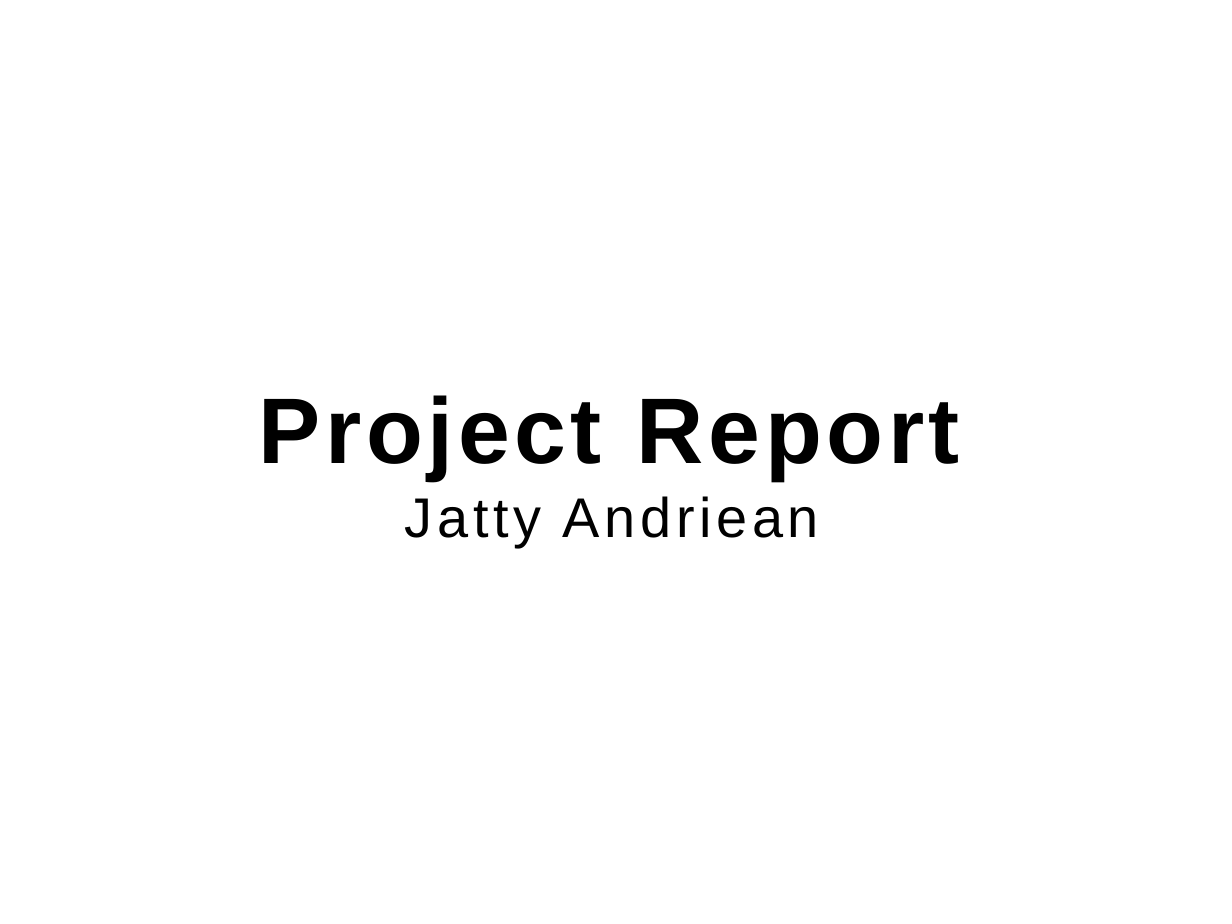
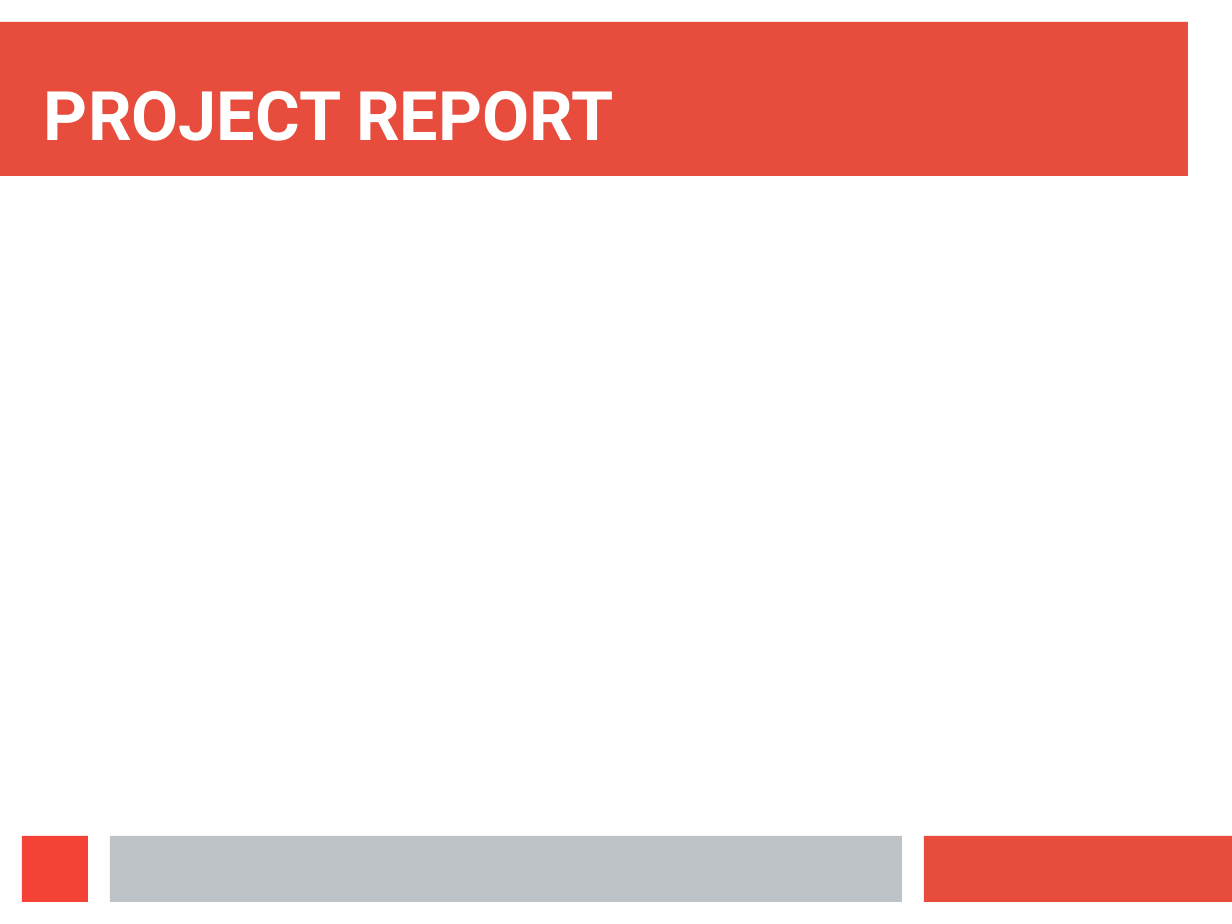
Before and after one commit to jandriea/interfacing-with-atmega8, a slide deck: slide 1 of Project Report.odp. Drawn at 1232x924 pixels with LibreOffice and Linux fonts; fonts in the diff are those of the drawing. Boxes give left, top, right and bottom in pixels: in the first picture for what was removed or moved away, otherwise in the second. Text is boxed around its words. In the diff, an @@ line names an element or a change of style, - is before the commit and + after.

Commit message:
Modified report

```diff
--- a/Project Report.odp
+++ b/Project Report.odp
@@ rectangle added at bbox=[0, 22, 1188, 177], fill #E74C3C @@
@@ title "PROJECT REPORT" at bbox=[44, 90, 613, 141]: vertical alignment middle to bottom @@
@@ title at bbox=[44, 90, 613, 141]: text changed; size 60 to 44 pt; font Arial to Roboto; text colour #000000 to #FFFFFF @@
-Project Report
-Jatty Andriean
+PROJECT REPORT
@@ rectangle added at bbox=[22, 836, 88, 902], fill #F44336 @@
@@ rectangle added at bbox=[110, 836, 902, 902], fill #BDC3C7 @@
@@ rectangle added at bbox=[925, 836, 1232, 902], fill #E74C3C @@
```
Also in this commit, not shown: 1 other slide changed, 3 slides added, 3 slides removed.
